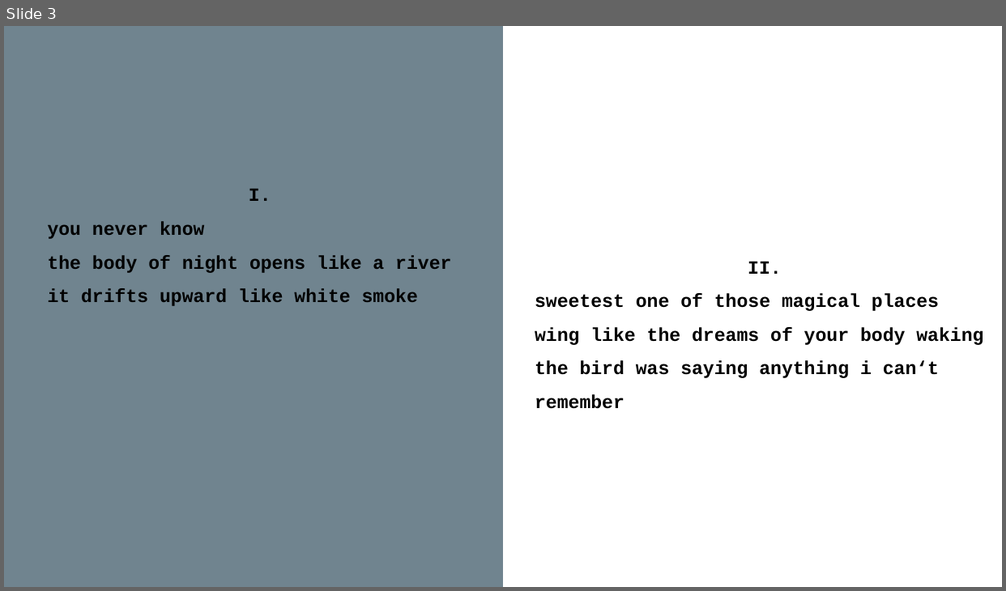
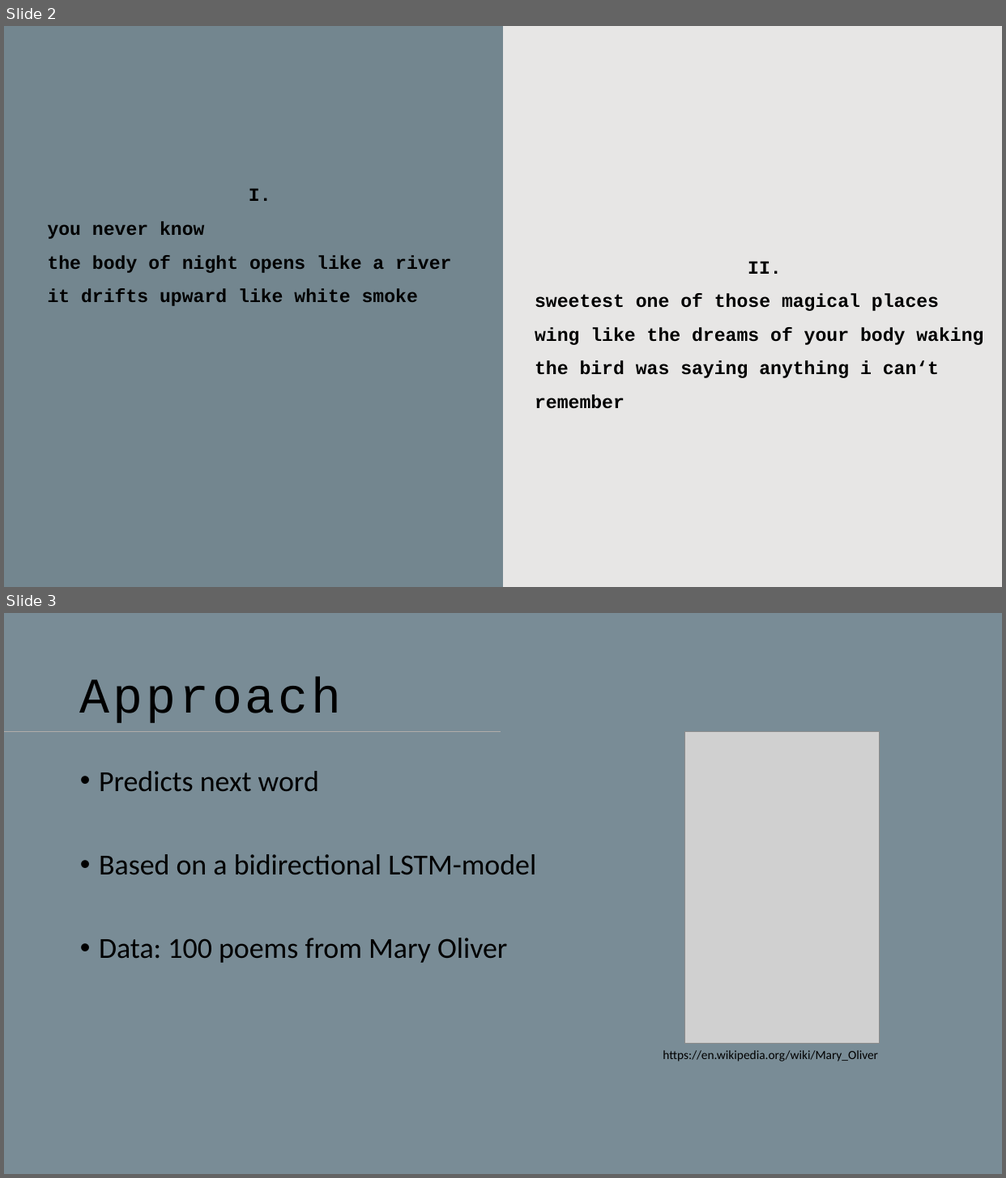
Before and after one commit to RebeccaSaalfeld/final_project, a slide deck: final_project.pptx. Shown one above the other, each under a label of ours: slide 3 before the commit, slides 2 and 3 after it. The pictures are 1006x591 and 1006x1178 pixels, drawn with LibreOffice and Linux fonts; fonts in the diff are those of the drawing; grey boxes stand for pictures. Boxes give left, top, right and bottom in pixels: in the first picture for what was removed or moved away, otherwise in the second. Text is boxed around its words. In the diff, an @@ line names an element or a change of style, - is before the commit and + after.

```diff
--- a/final_project.pptx
+++ b/final_project.pptx
@@ slide 3 added at (x1=4, y1=613, x2=1002, y2=1174), background #4D6673 at 75% opacity @@
@@ title added at (x1=80, y1=678, x2=341, y2=723), 48 pt, text #000000 @@
+Approach
@@ line added from (4, 731) to (501, 731), #B0ADAA 1.25 pt @@
@@ picture added at (x1=685, y1=731, x2=879, y2=1043) @@
@@ text added at (x1=99, y1=771, x2=536, y2=963), 28 pt, text #000000 @@
+• Predicts next word
+• Based on a bidirectional LSTM-model
+• Data: 100 poems from Mary Oliver
@@ text added at (x1=663, y1=1050, x2=878, y2=1062), 12 pt, text #000000 @@
+https://en.wikipedia.org/wiki/Mary_Oliver
@@ what was slide 3 is now slide 2 @@
@@ slide 2 changed as well @@
@@ background #FFFFFF to #E7E6E5 @@
@@ rectangle at (x1=4, y1=26, x2=503, y2=587): fill #4D6673 at 80% opacity to #4D6673 at 75% opacity @@
```
Also in this commit, not shown: 2 other slides changed, 3 other slides added, 2 slides removed, 16 other files.
